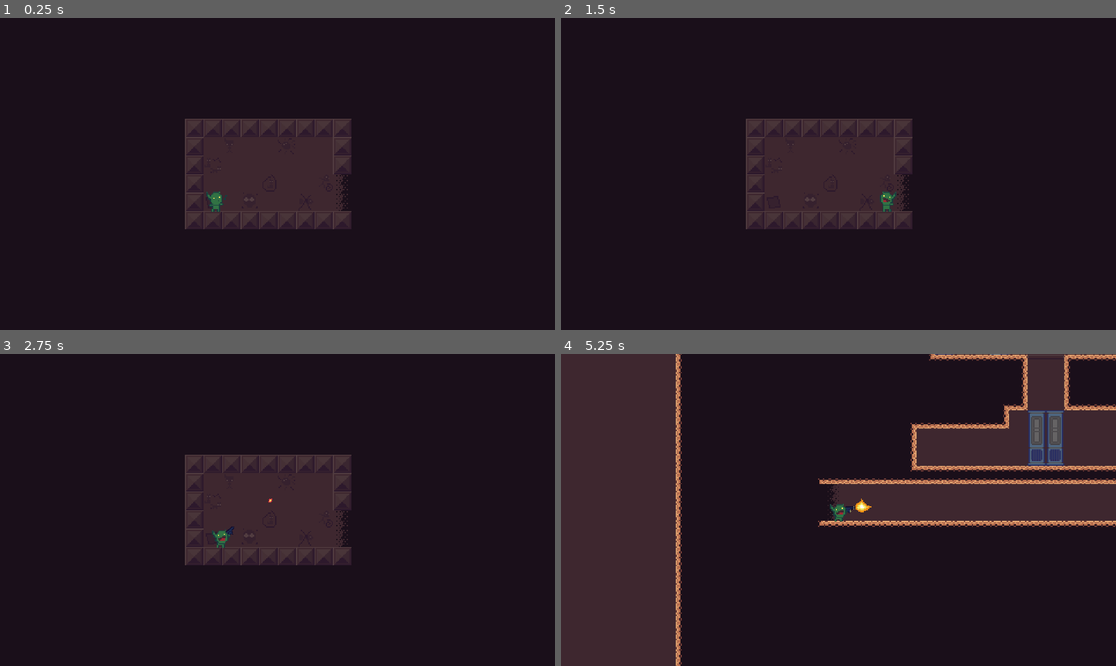
Above: before the commit, frames 1-4 (two rows, left to right).
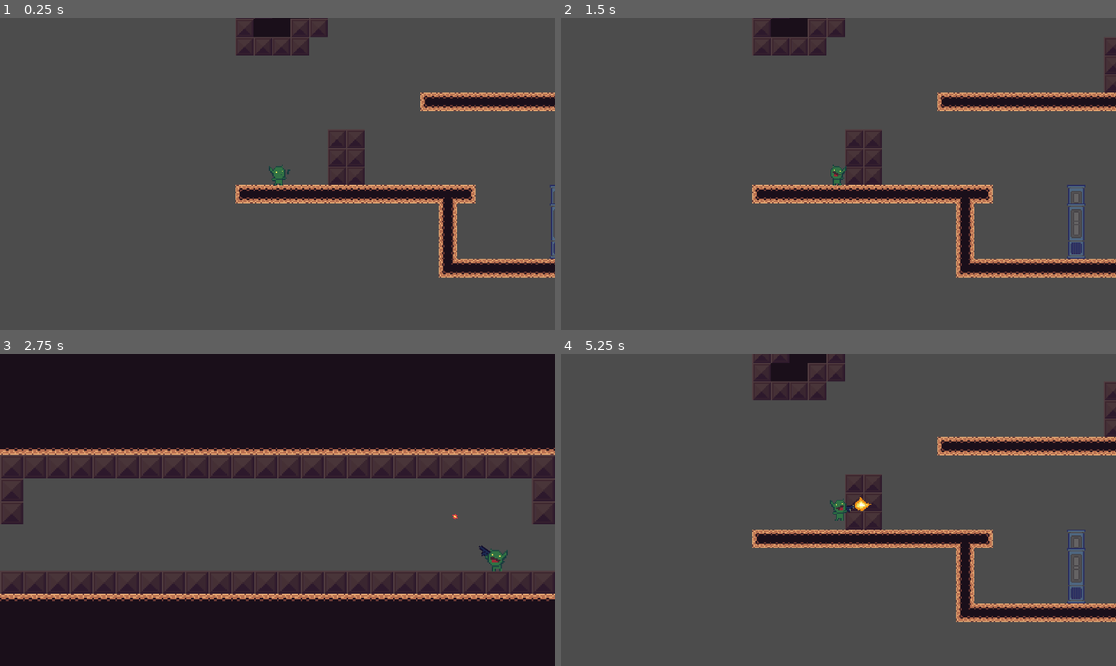
Above: after the commit, the same moments.

Repository: htimsekim/gobbo
Game: Godot game, scene res://src/Main/Game.tscn
Same seed, same stepped clock (60 frames per second), same inputs: the game is played once before the commit and once after it.
Inputs (mouse positions are in pixels of both pictures, inside the frame that each line leads up to):
- Up to frame 1 (0.25 s): no input
- Up to frame 2 (1.5 s): tap Enter at 0.5 s; move the mouse to (960, 158) at 0.52 s; hold Right (move_right) 0.53-1.25 s; hold Ctrl (crouch) 0.53-1.25 s; click (960, 158) at 0.67 s; tap Space (jump) at 0.77 s; drag from (727, 189) to (810, 236) at 1.27 s
- Up to frame 3 (2.75 s): tap Space (jump) at 2 s; move the mouse to (333, 441) at 2.02 s; hold A (move_left) from 2.03 s (still down); hold Right mouse button (shoot) from 2.03 s (still down); tap Ctrl (crouch) at 2.3 s
- Up to frame 4 (5.25 s): release A (move_left) at 2.75 s; release Right mouse button (shoot) at 2.75 s; drag from (810, 572) to (672, 463) at 2.77 s; tap Enter at 3.5 s; move the mouse to (1005, 556) at 3.52 s; hold Right (move_right) 3.53-4.25 s; hold Ctrl (crouch) 3.53-4.25 s; tap Space (jump) at 3.77, 5 s; drag from (672, 463) to (755, 432) at 4.27 s; move the mouse to (866, 510) at 5.02 s; hold Right (move_right) from 5.03 s (still down); hold Right mouse button (shoot) from 5.03 s (still down); click (866, 510) at 5.17 s

The runs differ from the first frame. In frame 1, 95% of the frame differs, in the area x 0-100%, y 0-100%; in frame 2, 94%; in frame 3, 42%; in frame 4, 95%.

Commit message:
cleanup

Diff:
--- a/assets/art/tileset/tileset.tres
+++ b/assets/art/tileset/tileset.tres
@@ -152,150 +152,153 @@
 [sub_resource type="ConvexPolygonShape2D" id=49]
 points = PoolVector2Array( 16, 16, 0, 16, 0, 0, 16, 0 )
 
-[sub_resource type="ConvexPolygonShape2D" id=103]
-points = PoolVector2Array( 16, 16, 0, 16, 0, 0, 16, 0 )
+[sub_resource type="ConvexPolygonShape2D" id=50]
+points = PoolVector2Array( 16, 16, 0, 16, 0, 0, 16, 0 )
+
+[sub_resource type="ConvexPolygonShape2D" id=51]
+points = PoolVector2Array( 16, 16, 0, 16, 0, 0, 16, 0 )
+
+[sub_resource type="ConvexPolygonShape2D" id=52]
+points = PoolVector2Array( 16, 16, 0, 16, 0, 0, 16, 0 )
+
+[sub_resource type="ConvexPolygonShape2D" id=53]
+points = PoolVector2Array( 16, 16, 0, 16, 0, 0, 16, 0 )
+
+[sub_resource type="ConvexPolygonShape2D" id=54]
+points = PoolVector2Array( 16, 16, 0, 16, 0, 0, 16, 0 )
+
+[sub_resource type="ConvexPolygonShape2D" id=55]
+points = PoolVector2Array( 16, 16, 0, 16, 0, 0, 16, 0 )
+
+[sub_resource type="ConvexPolygonShape2D" id=56]
+points = PoolVector2Array( 16, 16, 0, 16, 0, 0, 16, 0 )
+
+[sub_resource type="ConvexPolygonShape2D" id=57]
+points = PoolVector2Array( 16, 16, 0, 16, 0, 0, 16, 0 )
+
+[sub_resource type="ConvexPolygonShape2D" id=58]
+points = PoolVector2Array( 16, 16, 0, 16, 0, 0, 16, 0 )
+
+[sub_resource type="ConvexPolygonShape2D" id=59]
+points = PoolVector2Array( 16, 16, 0, 16, 0, 0, 16, 0 )
+
+[sub_resource type="ConvexPolygonShape2D" id=60]
+points = PoolVector2Array( 16, 16, 0, 16, 0, 0, 16, 0 )
+
+[sub_resource type="ConvexPolygonShape2D" id=61]
+points = PoolVector2Array( 16, 16, 0, 16, 0, 0, 16, 0 )
+
+[sub_resource type="ConvexPolygonShape2D" id=62]
+points = PoolVector2Array( 0, 0, 16, 0, 16, 16, 0, 16 )
+
+[sub_resource type="ConvexPolygonShape2D" id=63]
+points = PoolVector2Array( 0, 0, 16, 0, 16, 16, 0, 16 )
+
+[sub_resource type="ConvexPolygonShape2D" id=64]
+points = PoolVector2Array( 0, 0, 16, 0, 16, 16, 0, 16 )
+
+[sub_resource type="ConvexPolygonShape2D" id=65]
+points = PoolVector2Array( 0, 0, 16, 0, 16, 16, 0, 16 )
+
+[sub_resource type="ConvexPolygonShape2D" id=66]
+points = PoolVector2Array( 0, 0, 16, 0, 16, 16, 0, 16 )
+
+[sub_resource type="ConvexPolygonShape2D" id=67]
+points = PoolVector2Array( 0, 0, 16, 0, 16, 16, 0, 16 )
+
+[sub_resource type="ConvexPolygonShape2D" id=68]
+points = PoolVector2Array( 0, 0, 16, 0, 16, 16, 0, 16 )
+
+[sub_resource type="ConvexPolygonShape2D" id=69]
+points = PoolVector2Array( 0, 0, 16, 0, 16, 16, 0, 16 )
+
+[sub_resource type="ConvexPolygonShape2D" id=70]
+points = PoolVector2Array( 16, 16, 0, 16, 0, 0, 16, 0 )
+
+[sub_resource type="ConvexPolygonShape2D" id=71]
+points = PoolVector2Array( 16, 16, 0, 16, 0, 0, 16, 0 )
+
+[sub_resource type="ConvexPolygonShape2D" id=72]
+points = PoolVector2Array( 16, 16, 0, 16, 0, 0, 16, 0 )
+
+[sub_resource type="ConvexPolygonShape2D" id=73]
+points = PoolVector2Array( 16, 16, 0, 16, 0, 0, 16, 0 )
+
+[sub_resource type="ConvexPolygonShape2D" id=74]
+points = PoolVector2Array( 0, 0, 16, 0, 16, 16, 0, 16 )
+
+[sub_resource type="ConvexPolygonShape2D" id=75]
+points = PoolVector2Array( 16, 16, 0, 16, 0, 0, 16, 0 )
+
+[sub_resource type="ConvexPolygonShape2D" id=76]
+points = PoolVector2Array( 16, 16, 0, 16, 0, 0, 16, 0 )
+
+[sub_resource type="ConvexPolygonShape2D" id=77]
+points = PoolVector2Array( 16, 16, 0, 16, 0, 0, 16, 0 )
+
+[sub_resource type="ConvexPolygonShape2D" id=78]
+points = PoolVector2Array( 16, 16, 0, 16, 0, 0, 16, 0 )
+
+[sub_resource type="ConvexPolygonShape2D" id=79]
+points = PoolVector2Array( 16, 16, 0, 16, 0, 0, 16, 0 )
+
+[sub_resource type="ConvexPolygonShape2D" id=80]
+points = PoolVector2Array( 16, 16, 0, 16, 0, 0, 16, 0 )
+
+[sub_resource type="ConvexPolygonShape2D" id=81]
+points = PoolVector2Array( 16, 16, 0, 16, 0, 0, 16, 0 )
+
+[sub_resource type="ConvexPolygonShape2D" id=82]
+points = PoolVector2Array( 0, 0, 16, 0, 16, 16, 0, 16 )
+
+[sub_resource type="ConvexPolygonShape2D" id=83]
+points = PoolVector2Array( 0, 0, 16, 0, 16, 16, 0, 16 )
+
+[sub_resource type="ConvexPolygonShape2D" id=84]
+points = PoolVector2Array( 0, 0, 16, 0, 16, 16, 0, 16 )
+
+[sub_resource type="ConvexPolygonShape2D" id=85]
+points = PoolVector2Array( 0, 0, 16, 0, 16, 16, 0, 16 )
+
+[sub_resource type="ConvexPolygonShape2D" id=86]
+points = PoolVector2Array( 0, 0, 16, 0, 16, 16, 0, 16 )
+
+[sub_resource type="ConvexPolygonShape2D" id=87]
+points = PoolVector2Array( 0, 0, 16, 0, 16, 16, 0, 16 )
+
+[sub_resource type="ConvexPolygonShape2D" id=88]
+points = PoolVector2Array( 0, 0, 16, 0, 16, 16, 0, 16 )
+
+[sub_resource type="ConvexPolygonShape2D" id=89]
+points = PoolVector2Array( 0, 0, 16, 0, 16, 16, 0, 16 )
+
+[sub_resource type="ConvexPolygonShape2D" id=90]
+points = PoolVector2Array( 0, 0, 16, 0, 16, 16, 0, 16 )
+
+[sub_resource type="ConvexPolygonShape2D" id=91]
+points = PoolVector2Array( 0, 0, 16, 0, 16, 16, 0, 16 )
+
+[sub_resource type="ConvexPolygonShape2D" id=92]
+points = PoolVector2Array( 0, 0, 16, 0, 16, 16, 0, 16 )
+
+[sub_resource type="ConvexPolygonShape2D" id=93]
+points = PoolVector2Array( 0, 0, 16, 0, 16, 16, 0, 16 )
+
+[sub_resource type="ConvexPolygonShape2D" id=94]
+points = PoolVector2Array( 0, 0, 16, 0, 16, 16, 0, 16 )
+
+[sub_resource type="ConvexPolygonShape2D" id=95]
+points = PoolVector2Array( 0, 0, 16, 0, 16, 16, 0, 16 )
+
+[sub_resource type="ConvexPolygonShape2D" id=96]
+points = PoolVector2Array( 0, 0, 16, 0, 16, 16, 0, 16 )
+
+[sub_resource type="ConvexPolygonShape2D" id=97]
+points = PoolVector2Array( 0, 0, 16, 0, 16, 16, 0, 16 )
 
 [sub_resource type="ConvexPolygonShape2D" id=98]
 points = PoolVector2Array( 16, 16, 0, 16, 0, 0, 16, 0 )
 
-[sub_resource type="ConvexPolygonShape2D" id=52]
-points = PoolVector2Array( 16, 16, 0, 16, 0, 0, 16, 0 )
-
-[sub_resource type="ConvexPolygonShape2D" id=53]
-points = PoolVector2Array( 16, 16, 0, 16, 0, 0, 16, 0 )
-
-[sub_resource type="ConvexPolygonShape2D" id=54]
-points = PoolVector2Array( 16, 16, 0, 16, 0, 0, 16, 0 )
-
-[sub_resource type="ConvexPolygonShape2D" id=55]
-points = PoolVector2Array( 16, 16, 0, 16, 0, 0, 16, 0 )
-
-[sub_resource type="ConvexPolygonShape2D" id=56]
-points = PoolVector2Array( 16, 16, 0, 16, 0, 0, 16, 0 )
-
-[sub_resource type="ConvexPolygonShape2D" id=57]
-points = PoolVector2Array( 16, 16, 0, 16, 0, 0, 16, 0 )
-
-[sub_resource type="ConvexPolygonShape2D" id=58]
-points = PoolVector2Array( 16, 16, 0, 16, 0, 0, 16, 0 )
-
-[sub_resource type="ConvexPolygonShape2D" id=59]
-points = PoolVector2Array( 16, 16, 0, 16, 0, 0, 16, 0 )
-
-[sub_resource type="ConvexPolygonShape2D" id=60]
-points = PoolVector2Array( 16, 16, 0, 16, 0, 0, 16, 0 )
-
-[sub_resource type="ConvexPolygonShape2D" id=61]
-points = PoolVector2Array( 16, 16, 0, 16, 0, 0, 16, 0 )
-
-[sub_resource type="ConvexPolygonShape2D" id=62]
-points = PoolVector2Array( 0, 0, 16, 0, 16, 16, 0, 16 )
-
-[sub_resource type="ConvexPolygonShape2D" id=63]
-points = PoolVector2Array( 0, 0, 16, 0, 16, 16, 0, 16 )
-
-[sub_resource type="ConvexPolygonShape2D" id=64]
-points = PoolVector2Array( 0, 0, 16, 0, 16, 16, 0, 16 )
-
-[sub_resource type="ConvexPolygonShape2D" id=65]
-points = PoolVector2Array( 0, 0, 16, 0, 16, 16, 0, 16 )
-
-[sub_resource type="ConvexPolygonShape2D" id=66]
-points = PoolVector2Array( 0, 0, 16, 0, 16, 16, 0, 16 )
-
-[sub_resource type="ConvexPolygonShape2D" id=67]
-points = PoolVector2Array( 0, 0, 16, 0, 16, 16, 0, 16 )
-
-[sub_resource type="ConvexPolygonShape2D" id=68]
-points = PoolVector2Array( 0, 0, 16, 0, 16, 16, 0, 16 )
-
-[sub_resource type="ConvexPolygonShape2D" id=69]
-points = PoolVector2Array( 0, 0, 16, 0, 16, 16, 0, 16 )
-
-[sub_resource type="ConvexPolygonShape2D" id=70]
-points = PoolVector2Array( 16, 16, 0, 16, 0, 0, 16, 0 )
-
-[sub_resource type="ConvexPolygonShape2D" id=71]
-points = PoolVector2Array( 16, 16, 0, 16, 0, 0, 16, 0 )
-
-[sub_resource type="ConvexPolygonShape2D" id=72]
-points = PoolVector2Array( 16, 16, 0, 16, 0, 0, 16, 0 )
-
-[sub_resource type="ConvexPolygonShape2D" id=73]
-points = PoolVector2Array( 16, 16, 0, 16, 0, 0, 16, 0 )
-
-[sub_resource type="ConvexPolygonShape2D" id=74]
-points = PoolVector2Array( 0, 0, 16, 0, 16, 16, 0, 16 )
-
-[sub_resource type="ConvexPolygonShape2D" id=75]
-points = PoolVector2Array( 16, 16, 0, 16, 0, 0, 16, 0 )
-
-[sub_resource type="ConvexPolygonShape2D" id=76]
-points = PoolVector2Array( 16, 16, 0, 16, 0, 0, 16, 0 )
-
-[sub_resource type="ConvexPolygonShape2D" id=77]
-points = PoolVector2Array( 16, 16, 0, 16, 0, 0, 16, 0 )
-
-[sub_resource type="ConvexPolygonShape2D" id=78]
-points = PoolVector2Array( 16, 16, 0, 16, 0, 0, 16, 0 )
-
-[sub_resource type="ConvexPolygonShape2D" id=79]
-points = PoolVector2Array( 16, 16, 0, 16, 0, 0, 16, 0 )
-
-[sub_resource type="ConvexPolygonShape2D" id=80]
-points = PoolVector2Array( 16, 16, 0, 16, 0, 0, 16, 0 )
-
-[sub_resource type="ConvexPolygonShape2D" id=81]
-points = PoolVector2Array( 16, 16, 0, 16, 0, 0, 16, 0 )
-
-[sub_resource type="ConvexPolygonShape2D" id=82]
-points = PoolVector2Array( 0, 0, 16, 0, 16, 16, 0, 16 )
-
-[sub_resource type="ConvexPolygonShape2D" id=83]
-points = PoolVector2Array( 0, 0, 16, 0, 16, 16, 0, 16 )
-
-[sub_resource type="ConvexPolygonShape2D" id=84]
-points = PoolVector2Array( 0, 0, 16, 0, 16, 16, 0, 16 )
-
-[sub_resource type="ConvexPolygonShape2D" id=85]
-points = PoolVector2Array( 0, 0, 16, 0, 16, 16, 0, 16 )
-
-[sub_resource type="ConvexPolygonShape2D" id=86]
-points = PoolVector2Array( 0, 0, 16, 0, 16, 16, 0, 16 )
-
-[sub_resource type="ConvexPolygonShape2D" id=87]
-points = PoolVector2Array( 0, 0, 16, 0, 16, 16, 0, 16 )
-
-[sub_resource type="ConvexPolygonShape2D" id=88]
-points = PoolVector2Array( 0, 0, 16, 0, 16, 16, 0, 16 )
-
-[sub_resource type="ConvexPolygonShape2D" id=89]
-points = PoolVector2Array( 0, 0, 16, 0, 16, 16, 0, 16 )
-
-[sub_resource type="ConvexPolygonShape2D" id=90]
-points = PoolVector2Array( 0, 0, 16, 0, 16, 16, 0, 16 )
-
-[sub_resource type="ConvexPolygonShape2D" id=91]
-points = PoolVector2Array( 0, 0, 16, 0, 16, 16, 0, 16 )
-
-[sub_resource type="ConvexPolygonShape2D" id=92]
-points = PoolVector2Array( 0, 0, 16, 0, 16, 16, 0, 16 )
-
-[sub_resource type="ConvexPolygonShape2D" id=93]
-points = PoolVector2Array( 0, 0, 16, 0, 16, 16, 0, 16 )
-
-[sub_resource type="ConvexPolygonShape2D" id=94]
-points = PoolVector2Array( 0, 0, 16, 0, 16, 16, 0, 16 )
-
-[sub_resource type="ConvexPolygonShape2D" id=95]
-points = PoolVector2Array( 0, 0, 16, 0, 16, 16, 0, 16 )
-
-[sub_resource type="ConvexPolygonShape2D" id=96]
-points = PoolVector2Array( 0, 0, 16, 0, 16, 16, 0, 16 )
-
-[sub_resource type="ConvexPolygonShape2D" id=97]
-points = PoolVector2Array( 0, 0, 16, 0, 16, 16, 0, 16 )
-
 [sub_resource type="ConvexPolygonShape2D" id=99]
 points = PoolVector2Array( 16, 16, 0, 16, 0, 0, 16, 0 )
 
@@ -306,9 +309,6 @@
 points = PoolVector2Array( 16, 16, 0, 16, 0, 0, 16, 0 )
 
 [sub_resource type="ConvexPolygonShape2D" id=102]
-points = PoolVector2Array( 16, 16, 0, 16, 0, 0, 16, 0 )
-
-[sub_resource type="ConvexPolygonShape2D" id=104]
 points = PoolVector2Array( 16, 16, 0, 16, 0, 0, 16, 0 )
 
 [resource]
@@ -327,6 +327,11 @@
 1/autotile/z_index_map = [ Vector3( 0, 0, 1 ), Vector3( 1, 0, 1 ) ]
 1/occluder_offset = Vector2( 0, 0 )
 1/navigation_offset = Vector2( 0, 0 )
+1/shape_offset = Vector2( 0, 0 )
+1/shape_transform = Transform2D( 1, 0, 0, 1, 0, 0 )
+1/shape = SubResource( 1 )
+1/shape_one_way = false
+1/shape_one_way_margin = 1.0
 1/shapes = [ {
 "autotile_coord": Vector2( 0, 0 ),
 "one_way": false,
@@ -358,6 +363,11 @@
 2/autotile/z_index_map = [  ]
 2/occluder_offset = Vector2( 0, 0 )
 2/navigation_offset = Vector2( 0, 0 )
+2/shape_offset = Vector2( 0, 0 )
+2/shape_transform = Transform2D( 1, 0, 0, 1, 0, 0 )
+2/shape = SubResource( 3 )
+2/shape_one_way = false
+2/shape_one_way_margin = 1.0
 2/shapes = [ {
 "autotile_coord": Vector2( 0, 0 ),
 "one_way": false,
@@ -657,11 +667,16 @@
 4/autotile/z_index_map = [  ]
 4/occluder_offset = Vector2( 0, 0 )
 4/navigation_offset = Vector2( 0, 0 )
+4/shape_offset = Vector2( 0, 0 )
+4/shape_transform = Transform2D( 1, 0, 0, 1, 0, 0 )
+4/shape = SubResource( 50 )
+4/shape_one_way = true
+4/shape_one_way_margin = 1.0
 4/shapes = [ {
 "autotile_coord": Vector2( 0, 0 ),
 "one_way": true,
 "one_way_margin": 1.0,
-"shape": SubResource( 103 ),
+"shape": SubResource( 50 ),
 "shape_transform": Transform2D( 1, 0, 0, 1, 0, 0 )
 } ]
 4/z_index = 0
@@ -673,11 +688,16 @@
 5/tile_mode = 0
 5/occluder_offset = Vector2( 0, 0 )
 5/navigation_offset = Vector2( 0, 0 )
+5/shape_offset = Vector2( 0, 0 )
+5/shape_transform = Transform2D( 1, 0, 0, 1, 0, 0 )
+5/shape = SubResource( 51 )
+5/shape_one_way = true
+5/shape_one_way_margin = 1.0
 5/shapes = [ {
 "autotile_coord": Vector2( 0, 0 ),
 "one_way": true,
 "one_way_margin": 1.0,
-"shape": SubResource( 98 ),
+"shape": SubResource( 51 ),
 "shape_transform": Transform2D( 1, 0, 0, 1, 0, 0 )
 } ]
 5/z_index = 0
@@ -698,6 +718,11 @@
 7/autotile/z_index_map = [  ]
 7/occluder_offset = Vector2( 0, 0 )
 7/navigation_offset = Vector2( 0, 0 )
+7/shape_offset = Vector2( 0, 0 )
+7/shape_transform = Transform2D( 1, 0, 0, 1, 0, 0 )
+7/shape = SubResource( 52 )
+7/shape_one_way = false
+7/shape_one_way_margin = 1.0
 7/shapes = [ {
 "autotile_coord": Vector2( 0, 0 ),
 "one_way": false,
@@ -993,29 +1018,34 @@
 8/autotile/z_index_map = [  ]
 8/occluder_offset = Vector2( 0, 0 )
 8/navigation_offset = Vector2( 0, 0 )
+8/shape_offset = Vector2( 0, 0 )
+8/shape_transform = Transform2D( 1, 0, 0, 1, 0, 0 )
+8/shape = SubResource( 98 )
+8/shape_one_way = true
+8/shape_one_way_margin = 1.0
 8/shapes = [ {
 "autotile_coord": Vector2( 0, 0 ),
 "one_way": true,
 "one_way_margin": 1.0,
-"shape": SubResource( 99 ),
+"shape": SubResource( 98 ),
 "shape_transform": Transform2D( 1, 0, 0, 1, 0, 0 )
 }, {
 "autotile_coord": Vector2( 1, 0 ),
 "one_way": true,
 "one_way_margin": 1.0,
-"shape": SubResource( 100 ),
+"shape": SubResource( 99 ),
 "shape_transform": Transform2D( 1, 0, 0, 1, 0, 0 )
 }, {
 "autotile_coord": Vector2( 2, 0 ),
 "one_way": true,
 "one_way_margin": 1.0,
-"shape": SubResource( 101 ),
+"shape": SubResource( 100 ),
 "shape_transform": Transform2D( 1, 0, 0, 1, 0, 0 )
 }, {
 "autotile_coord": Vector2( 3, 0 ),
 "one_way": true,
 "one_way_margin": 1.0,
-"shape": SubResource( 102 ),
+"shape": SubResource( 101 ),
 "shape_transform": Transform2D( 1, 0, 0, 1, 0, 0 )
 } ]
 8/z_index = 0
@@ -1034,11 +1064,16 @@
 9/autotile/z_index_map = [  ]
 9/occluder_offset = Vector2( 0, 0 )
 9/navigation_offset = Vector2( 0, 0 )
+9/shape_offset = Vector2( 0, 0 )
+9/shape_transform = Transform2D( 1, 0, 0, 1, 0, 0 )
+9/shape = SubResource( 102 )
+9/shape_one_way = true
+9/shape_one_way_margin = 1.0
 9/shapes = [ {
 "autotile_coord": Vector2( 11, 1 ),
 "one_way": true,
 "one_way_margin": 1.0,
-"shape": SubResource( 104 ),
+"shape": SubResource( 102 ),
 "shape_transform": Transform2D( 1, 0, 0, 1, 0, 0 )
 } ]
 9/z_index = 0
--- a/src/Main/Game.gd
+++ b/src/Main/Game.gd
@@ -1,6 +1,6 @@
 extends Node
 
-const levelResource = "res://src/levels/home.tscn"
+const levelResource = "res://src/levels/demo.tscn"
 
 func _ready():
 	#OS.window_fullscreen = true
--- a/src/Objects/Player.gd
+++ b/src/Objects/Player.gd
@@ -45,12 +45,11 @@
 
 #	if Input.is_action_just_pressed("jump"):
 #		animation_player.play("crouch")
-	var acceleration = .2
-	var friction = 1
-	if direction.x !=0:
-		_velocity.x = lerp(_velocity.x, direction.x * speed.x, acceleration)
+
+	if direction.x !=0: #apply friction(1) and acceleration(.2)
+		_velocity.x = lerp(_velocity.x, direction.x * speed.x, .2)
 	else:
-		_velocity.x = lerp(_velocity.x, 0, friction)
+		_velocity.x = lerp(_velocity.x, 0, 1)
 
 	var animation = get_new_animation(is_shooting) #determines which animation to play
 	if damagetaken:
--- a/src/Objects/projectile.gd
+++ b/src/Objects/projectile.gd
@@ -7,7 +7,7 @@
 
 func _physics_process(delta):
 	if (plyrspeed > 0 and plyrdir == 1) or (plyrspeed < 0 and plyrdir == -1): #moving same direction as facing
-		position += transform.x * (speed + abs(plyrspeed/2)) * delta
+		position += transform.x * (speed + abs(plyrspeed/2)) * delta #set bullet speed to half player speed
 	else:
 		position += transform.x * speed * delta
 
